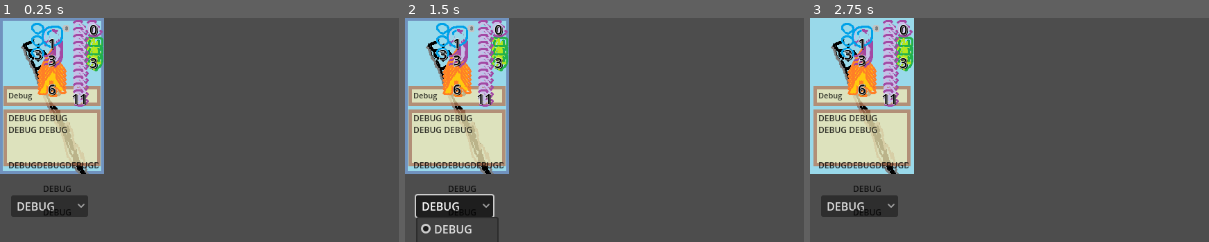
Above: before the commit, frames 1-3 (left to right).
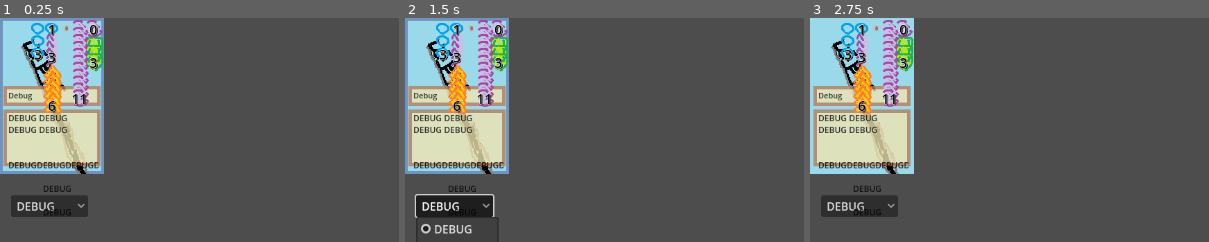
Above: after the commit, the same moments.

Repository: starshinePerigee/lockdeck
Game: Godot game, scene res://defs/tests/pick_template_test.tscn
The game is run twice, just before and just after one commit, with the same random seed, the same clock (stepped at 60 frames per second) and the same inputs. The project has no main scene, so this scene is started directly.
Inputs (mouse positions are % of the whole screen's width and height, from its top left):
- Up to frame 1 (0.25 s): no input
- Up to frame 2 (1.5 s): click (7, 17) at 0.5 s; click "DEBUG" at 1.25 s
- Up to frame 3 (2.75 s): click (7, 17) at 2 s
The pictures show only the part of the screen within x 0-50%, y 0-50%; the shares and areas given below are measured in that part.

The runs differ from the first frame. In frame 1, 1.9% of the frame differs, in the area x 9-17%, y 2-43%; in frame 2, 1.9%; in frame 3, 1.9%.

Commit message:
Add keyway and card space classes

Diff:
--- a/lockdeck/defs/tests/pick_template_test.tscn
+++ b/lockdeck/defs/tests/pick_template_test.tscn
@@ -1,7 +1,63 @@
-[gd_scene load_steps=3 format=3 uid="uid://bqn5rdh63x6lm"]
+[gd_scene load_steps=14 format=3 uid="uid://bqn5rdh63x6lm"]
 
 [ext_resource type="PackedScene" uid="uid://3tt7yy0bstia" path="res://objects/card/pick_card.tscn" id="1_deswr"]
 [ext_resource type="Script" uid="uid://clev5s2v3b1ox" path="res://defs/tests/pick_template_test.gd" id="1_hgsmu"]
+[ext_resource type="Script" uid="uid://c7bnvgoiue7cx" path="res://logic/resources/effect_spec.gd" id="3_us01x"]
+[ext_resource type="Script" uid="uid://ctkr5pia2bqsk" path="res://logic/resources/card_spec.gd" id="4_hhusq"]
+[ext_resource type="Texture2D" uid="uid://n11jl13nkrse" path="res://assets/picks/pick_debug.png" id="5_4h3iy"]
+
+[sub_resource type="Resource" id="Resource_jlvwl"]
+script = ExtResource("3_us01x")
+flavor = 4
+value = 3
+
+[sub_resource type="Resource" id="Resource_g4nul"]
+script = ExtResource("3_us01x")
+flavor = 2
+value = 6
+
+[sub_resource type="Resource" id="Resource_bielf"]
+script = ExtResource("3_us01x")
+flavor = 5
+value = 3
+
+[sub_resource type="Resource" id="Resource_tvmft"]
+script = ExtResource("3_us01x")
+flavor = 4
+value = 1
+
+[sub_resource type="Resource" id="Resource_e4eoc"]
+script = ExtResource("3_us01x")
+flavor = 0
+value = 11
+
+[sub_resource type="Resource" id="Resource_eh24l"]
+script = ExtResource("3_us01x")
+flavor = 3
+value = 3
+
+[sub_resource type="Resource" id="Resource_8xrg5"]
+script = ExtResource("3_us01x")
+flavor = 0
+value = 0
+
+[sub_resource type="Resource" id="Resource_b2k5o"]
+script = ExtResource("4_hhusq")
+effects = Dictionary[int, Array]({
+-1: Array[ExtResource("3_us01x")]([SubResource("Resource_jlvwl")]),
+0: Array[ExtResource("3_us01x")]([SubResource("Resource_g4nul"), SubResource("Resource_bielf"), SubResource("Resource_tvmft")]),
+2: Array[ExtResource("3_us01x")]([SubResource("Resource_e4eoc")]),
+3: Array[ExtResource("3_us01x")]([SubResource("Resource_eh24l"), SubResource("Resource_8xrg5")])
+})
+pick_name = "debug"
+description = "DEBUG DEBUG DEBUG DEBUG
+
+				DEBUGDEBUGDEBUGDEBUGDEBUGDEBUG
+
+				DEBUG
+
+				DEBUG"
+texture = ExtResource("5_4h3iy")
 
 [node name="PickTemplateTest" type="Control"]
 layout_mode = 3
@@ -15,6 +71,7 @@
 [node name="PickCard" parent="." instance=ExtResource("1_deswr")]
 z_index = 100
 layout_mode = 0
+card_spec = SubResource("Resource_b2k5o")
 
 [node name="TemplateSelector" type="OptionButton" parent="."]
 layout_mode = 0
--- a/lockdeck/logic/resources/card_spec.gd
+++ b/lockdeck/logic/resources/card_spec.gd
@@ -7,8 +7,11 @@
 @export var description: String
 @export var texture: Resource
 
-func _init(template_flavor: PickTemplateData.PickTemplateFlavors):
+func _init(
+	template_flavor: PickTemplateData.PickTemplateFlavors = PickTemplateData.PickTemplateFlavors.DEBUG,
+):
 	var template = PickTemplateData.get_def(template_flavor)
-	pick_name = template.name
+	pick_name = template.pick_name
+	description = template.description
 	texture = template.texture
-	effects = {0: []}
+	effects = template.effects
--- a/lockdeck/objects/card/effect_bar.gd
+++ b/lockdeck/objects/card/effect_bar.gd
@@ -56,13 +56,11 @@
 		if k in effect_stacks:
 			stack.effects = effect_stacks[k]
 
-		if k == 0:
+		if k > lowest and k < highest:
+			stack.fill = true
+
+		if len(effect_stacks) == 1:
 			stack.small = false
-			stack.fill = true
-		elif k < 0 and k > lowest:
-			stack.fill = true
-		elif k > 0 and k < highest:
-			stack.fill = true
 
 		stack.refrect_visible = refrect_visible
 		$StackHBox.add_child(stack)
--- a/lockdeck/objects/card/pick_card.gd
+++ b/lockdeck/objects/card/pick_card.gd
@@ -1,12 +1,25 @@
 @tool
 extends TextureButton
 
+@export var card_spec: CardSpec:
+	set(v):
+		card_spec = v
+
+		if not is_node_ready():
+			await ready
+
+		$EffectBar.effect_stacks = card_spec.effects
+		$PickArt.texture = card_spec.texture
+		$TitleBox/Title.text = card_spec.pick_name.capitalize()
+		$TextBox/Text.text = card_spec.description
+
 func load_template(flavor: PickTemplateData.PickTemplateFlavors):
-	var template = PickTemplateData.get_def(flavor)
-	$EffectBar.effect_stacks = template.effects
-	$PickArt.texture = template.texture
-	$TitleBox/Title.text = template.pick_name.capitalize()
-	$TextBox/Text.text = template.description
+	var new_spec = CardSpec.new(flavor)
+	card_spec = new_spec
 
 func _ready() -> void:
-	load_template(PickTemplateData.PickTemplateFlavors.DEBUG)
+	if not is_node_ready():
+		await ready
+
+	if card_spec == null:
+		card_spec = CardSpec.new(PickTemplateData.PickTemplateFlavors.DEBUG)
--- a/lockdeck/objects/card/pick_card.tscn
+++ b/lockdeck/objects/card/pick_card.tscn
@@ -7,8 +7,44 @@
 [ext_resource type="PackedScene" uid="uid://spoal730rpjx" path="res://objects/card/effect_bar.tscn" id="5_0je1g"]
 [ext_resource type="Script" uid="uid://ddxbcyvqdaxxg" path="res://objects/card/pick_card.gd" id="5_xpvy4"]
 [ext_resource type="Texture2D" uid="uid://n11jl13nkrse" path="res://assets/picks/pick_debug.png" id="7_v2bqt"]
+[ext_resource type="Script" uid="uid://c7bnvgoiue7cx" path="res://logic/resources/effect_spec.gd" id="7_xpvy4"]
 [ext_resource type="Texture2D" uid="uid://twixcvnpm3x4" path="res://assets/card/card_title_box.png" id="8_v2bqt"]
 [ext_resource type="Texture2D" uid="uid://c2ngbfybds7vp" path="res://assets/card/card_text_box.png" id="8_xpvy4"]
+
+[sub_resource type="Resource" id="Resource_jlvwl"]
+script = ExtResource("7_xpvy4")
+flavor = 4
+value = 3
+
+[sub_resource type="Resource" id="Resource_g4nul"]
+script = ExtResource("7_xpvy4")
+flavor = 2
+value = 6
+
+[sub_resource type="Resource" id="Resource_bielf"]
+script = ExtResource("7_xpvy4")
+flavor = 5
+value = 3
+
+[sub_resource type="Resource" id="Resource_tvmft"]
+script = ExtResource("7_xpvy4")
+flavor = 4
+value = 1
+
+[sub_resource type="Resource" id="Resource_e4eoc"]
+script = ExtResource("7_xpvy4")
+flavor = 0
+value = 11
+
+[sub_resource type="Resource" id="Resource_eh24l"]
+script = ExtResource("7_xpvy4")
+flavor = 3
+value = 3
+
+[sub_resource type="Resource" id="Resource_8xrg5"]
+script = ExtResource("7_xpvy4")
+flavor = 0
+value = 0
 
 [node name="PickCard" type="TextureButton"]
 offset_right = 150.0
@@ -25,6 +61,12 @@
 offset_right = 0.0
 offset_bottom = -150.0
 mouse_filter = 1
+effect_stacks = Dictionary[int, Array]({
+-1: Array[ExtResource("7_xpvy4")]([SubResource("Resource_jlvwl")]),
+0: Array[ExtResource("7_xpvy4")]([SubResource("Resource_g4nul"), SubResource("Resource_bielf"), SubResource("Resource_tvmft")]),
+2: Array[ExtResource("7_xpvy4")]([SubResource("Resource_e4eoc")]),
+3: Array[ExtResource("7_xpvy4")]([SubResource("Resource_eh24l"), SubResource("Resource_8xrg5")])
+})
 refrect_visible = false
 
 [node name="PickArt" type="TextureRect" parent="."]
--- a/lockdeck/objects/junk/p_card.tscn
+++ /dev/null
@@ -1,49 +0,0 @@
-[gd_scene load_steps=3 format=3 uid="uid://4ohymd5witgt"]
-
-[ext_resource type="Texture2D" uid="uid://3pixjo7icdyx" path="res://assets/card_face.png" id="1_4enm8"]
-[ext_resource type="Texture2D" uid="uid://co26f1y7c2gqo" path="res://assets/card_face_pressed.png" id="2_fp7cy"]
-
-[node name="PCard" type="TextureButton"]
-offset_right = 150.0
-offset_bottom = 225.0
-texture_normal = ExtResource("1_4enm8")
-texture_pressed = ExtResource("2_fp7cy")
-
-[node name="VLayout" type="VBoxContainer" parent="."]
-layout_mode = 2
-offset_right = 150.0
-offset_bottom = 225.0
-grow_horizontal = 2
-grow_vertical = 2
-
-[node name="CardArtSpace" type="ReferenceRect" parent="VLayout"]
-custom_minimum_size = Vector2(0, 100)
-layout_mode = 2
-mouse_filter = 2
-
-[node name="MarginContainer" type="MarginContainer" parent="VLayout"]
-clip_contents = true
-layout_mode = 2
-size_flags_vertical = 3
-theme_override_constants/margin_left = 5
-theme_override_constants/margin_top = 5
-theme_override_constants/margin_right = 5
-theme_override_constants/margin_bottom = 5
-
-[node name="Description" type="Label" parent="VLayout/MarginContainer"]
-custom_minimum_size = Vector2(20, 20)
-layout_mode = 2
-size_flags_vertical = 1
-theme_override_colors/font_color = Color(0, 0, 0, 1)
-text = "Let's get some uhhhhhhhhhhhhhhhhhhhhhh motherfucking lipsum in here
-aeiou aeiou john madden john madden"
-autowrap_mode = 2
-clip_text = true
-text_overrun_behavior = 4
-
-[node name="ReferenceRect" type="ReferenceRect" parent="VLayout/MarginContainer"]
-clip_contents = true
-custom_minimum_size = Vector2(0, 20)
-layout_mode = 2
-size_flags_vertical = 3
-mouse_filter = 2
--- /dev/null
+++ b/lockdeck/objects/play_area/card_space.gd
@@ -0,0 +1,37 @@
+@tool
+extends TextureRect
+class_name CardSpace
+
+const TEXTURE_OPEN = preload("res://assets/card/card_space.png")
+const TEXTURE_CLOSED = preload("res://assets/card/card_space_blocked.png")
+const CARD_SCENE = preload("res://objects/card/pick_card.tscn")
+
+@export var closed: bool = false:
+	set(v):
+		closed = v
+
+		if not is_node_ready():
+			await ready
+
+		if closed:
+			texture = TEXTURE_CLOSED
+		else:
+			texture = TEXTURE_OPEN
+
+@export var has_card: bool = false:
+	set(v):
+		has_card = v
+
+		if not is_node_ready():
+			await ready
+
+		$PickCard.visible = has_card
+
+@export var card_spec: CardSpec:
+	set(v):
+		card_spec = v
+
+		if not is_node_ready():
+			await ready
+
+		$PickCard.card_spec = v
--- /dev/null
+++ b/lockdeck/objects/play_area/card_space.tscn
@@ -0,0 +1,16 @@
+[gd_scene load_steps=4 format=3 uid="uid://slpfrt15iygb"]
+
+[ext_resource type="Texture2D" uid="uid://ccylg6db80ch4" path="res://assets/card/card_space.png" id="1_88gnn"]
+[ext_resource type="Script" uid="uid://crhowcv7jkjr3" path="res://objects/play_area/card_space.gd" id="2_nyvl3"]
+[ext_resource type="PackedScene" uid="uid://3tt7yy0bstia" path="res://objects/card/pick_card.tscn" id="3_ss3r8"]
+
+[node name="CardSpace" type="TextureRect"]
+offset_right = 150.0
+offset_bottom = 225.0
+texture = ExtResource("1_88gnn")
+stretch_mode = 2
+script = ExtResource("2_nyvl3")
+
+[node name="PickCard" parent="." instance=ExtResource("3_ss3r8")]
+visible = false
+layout_mode = 0
--- /dev/null
+++ b/lockdeck/objects/play_area/keyway.gd
@@ -0,0 +1,42 @@
+@tool
+extends HBoxContainer
+
+const SPACE_COUNT = 5
+
+var spaces: Array[CardSpace] = []
+
+@export var space_count: int = SPACE_COUNT:
+	set(v):
+		space_count = v
+
+		if not is_node_ready():
+			await ready
+
+		if len(spaces) == 0:
+			return
+
+		for i in range(SPACE_COUNT):
+			spaces[i].closed = i >= space_count
+
+@export var cards: Dictionary[int, CardSpec] = {}:
+	set(v):
+		cards = v
+		for i in range(SPACE_COUNT):
+			if i in cards:
+				spaces[i].card_spec = cards[i]
+				spaces[i].has_card = true
+			else:
+				spaces[i].has_card = false
+
+func _ready() -> void:
+	if not is_node_ready():
+		await ready
+
+	spaces = [
+		$CardSpace1,
+		$CardSpace2,
+		$CardSpace3,
+		$CardSpace4,
+		$CardSpace5
+	]
+	space_count = SPACE_COUNT
--- /dev/null
+++ b/lockdeck/objects/play_area/keyway.tscn
@@ -0,0 +1,34 @@
+[gd_scene load_steps=5 format=3 uid="uid://dshnrwms2tgt6"]
+
+[ext_resource type="Script" uid="uid://kagnrja42sbv" path="res://objects/play_area/keyway.gd" id="1_6vmxt"]
+[ext_resource type="PackedScene" uid="uid://slpfrt15iygb" path="res://objects/play_area/card_space.tscn" id="2_bey5w"]
+[ext_resource type="Script" uid="uid://ctkr5pia2bqsk" path="res://logic/resources/card_spec.gd" id="2_bn7tf"]
+
+[sub_resource type="Resource" id="Resource_j6m45"]
+script = ExtResource("2_bn7tf")
+effects = Dictionary[int, Array]({})
+pick_name = ""
+description = ""
+metadata/_custom_type_script = "uid://ctkr5pia2bqsk"
+
+[node name="Keyway" type="HBoxContainer"]
+offset_right = 304.0
+offset_bottom = 225.0
+theme_override_constants/separation = 20
+script = ExtResource("1_6vmxt")
+
+[node name="CardSpace1" parent="." instance=ExtResource("2_bey5w")]
+layout_mode = 2
+
+[node name="CardSpace2" parent="." instance=ExtResource("2_bey5w")]
+layout_mode = 2
+
+[node name="CardSpace3" parent="." instance=ExtResource("2_bey5w")]
+layout_mode = 2
+card_spec = SubResource("Resource_j6m45")
+
+[node name="CardSpace4" parent="." instance=ExtResource("2_bey5w")]
+layout_mode = 2
+
+[node name="CardSpace5" parent="." instance=ExtResource("2_bey5w")]
+layout_mode = 2
Binary file added: lockdeck/assets/card/card_space.png
Not shown, added: lockdeck/assets/card/card_space.png.import
Binary file added: lockdeck/assets/card/card_space_blocked.png
Not shown, added: lockdeck/assets/card/card_space_blocked.png.import
Not shown: 1 places in lockdeck/objects/card/pick_card.tscn that only renumber resources
Not shown, added: lockdeck/objects/play_area/card_space.gd.uid
Not shown, added: lockdeck/objects/play_area/keyway.gd.uid
Not shown, added: docs/feedback notes.txt
Not shown, added: docs/todo countdown.txt
